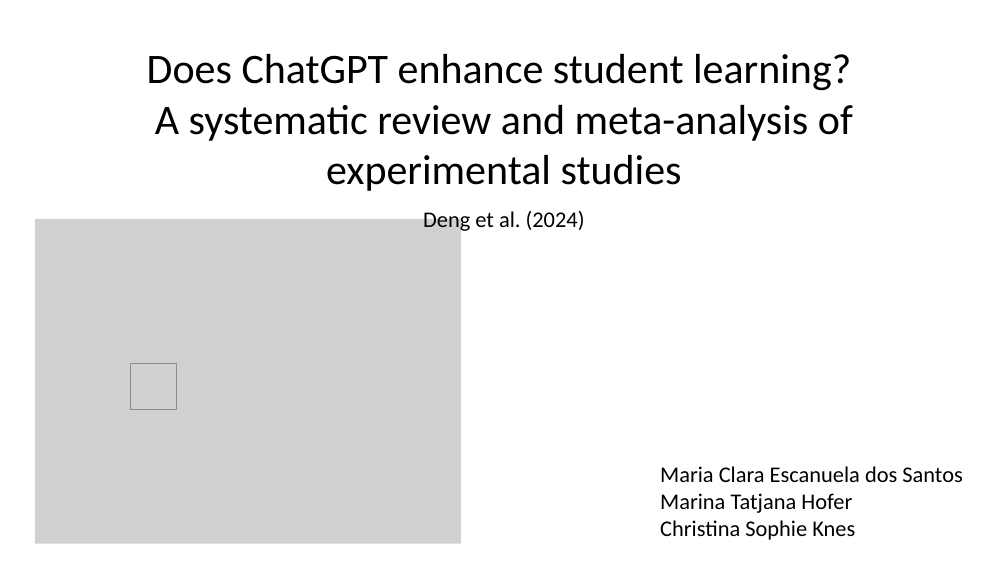
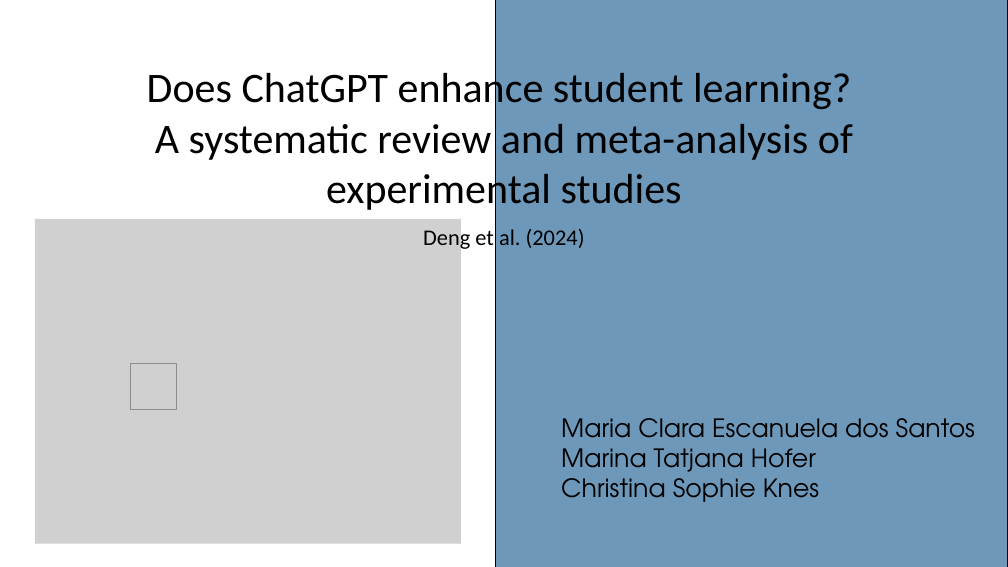
Before and after one commit to tinasophie15/tcpp_project_chatgpt_learning, a slide deck: slide 1 of Presentation.pptx. Drawn at 1008x567 pixels with LibreOffice and Linux fonts; fonts in the diff are those of the drawing; grey boxes stand for pictures. Boxes give left, top, right and bottom in pixels: in the first picture for what was removed or moved away, otherwise in the second. Text is boxed around its words. In the diff, an @@ line names an element or a change of style, - is before the commit and + after.

Commit message:
added slides by Christina

```diff
--- a/Presentation.pptx
+++ b/Presentation.pptx
@@ freeform shape added at (x1=495, y1=0, x2=1008, y2=567), fill #6D98BA, outline #000000 2.25 pt @@
@@ rectangle added at (x1=495, y1=0, x2=1008, y2=567), fill #6D98BA, outline #000000 0.75 pt @@
@@ text "Does ChatGPT enhance student learning? ..." rewrapped from (x1=147, y1=54, x2=853, y2=191) to (x1=147, y1=68, x2=853, y2=214) @@
@@ text "Deng et al. (2024)" moved from (x1=423, y1=208, x2=585, y2=233) to (x1=423, y1=226, x2=585, y2=251) @@
@@ text "Maria Clara Escanuela dos Santos" moved from (x1=660, y1=466, x2=962, y2=540) to (x1=561, y1=418, x2=975, y2=502) @@
@@ text "Maria Clara Escanuela dos Santos" at (x1=561, y1=418, x2=975, y2=502): size 32 to 36 pt, font Calibri to TeX Gyre Adventor @@
```
Also in this commit, not shown: 2 other slides changed, 4 slides added, 1 slide removed.
